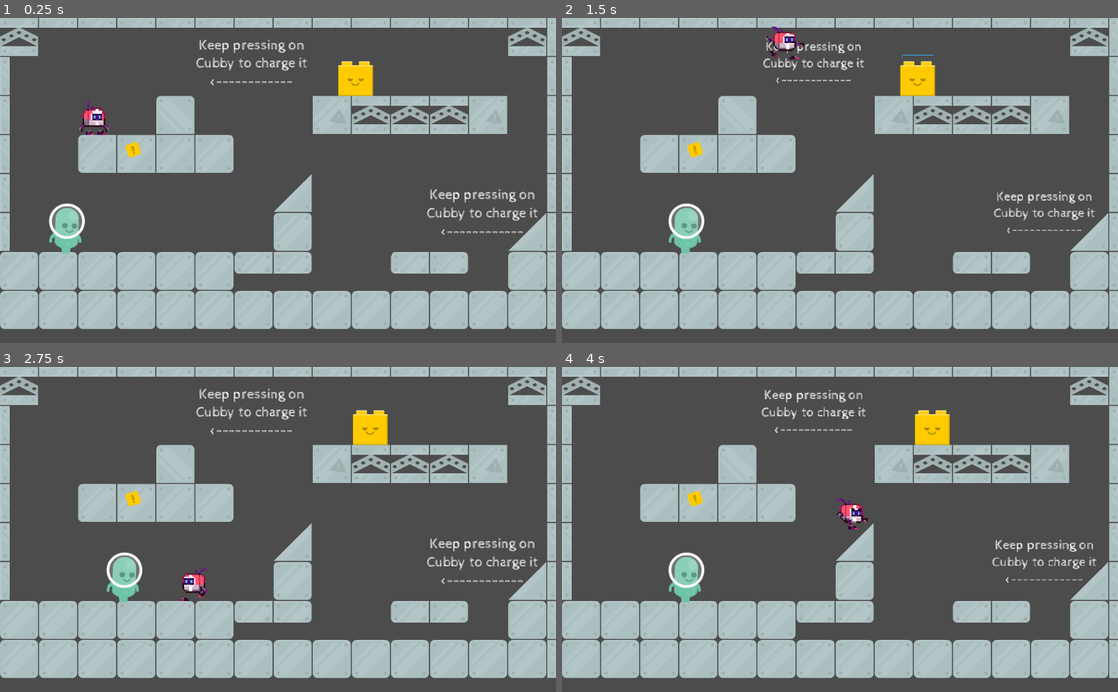
Above: before the commit, frames 1-4 (two rows, left to right).
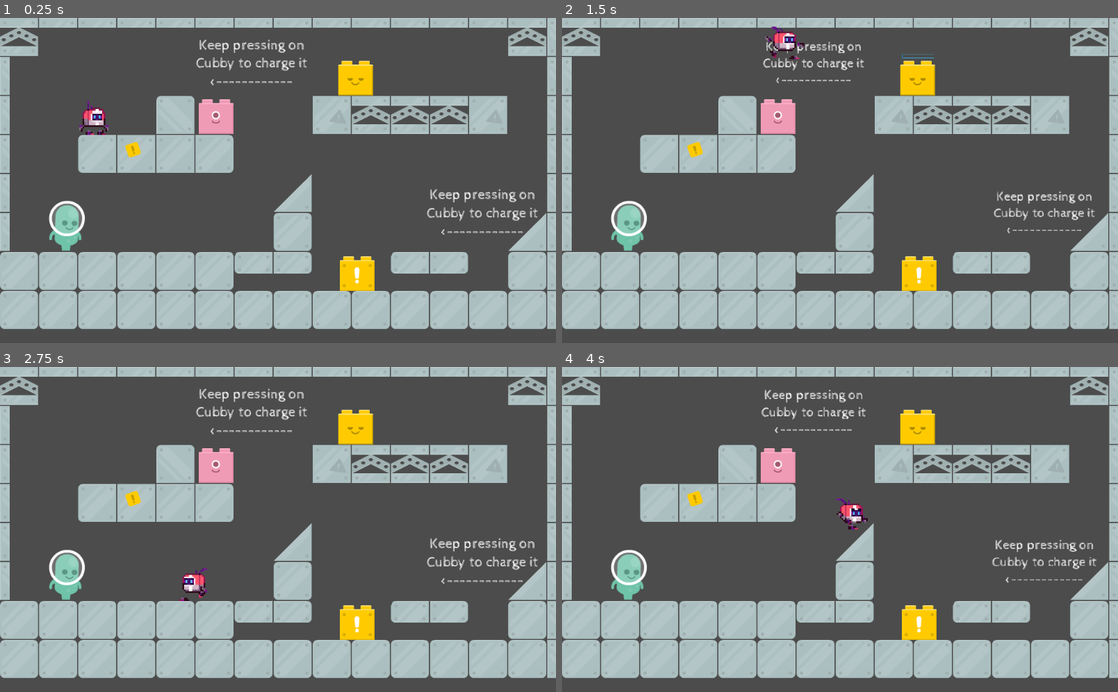
Above: after the commit, the same moments.

Repository: jjramos-dev/Brackeys2020-4
Game: Godot game, scene res://Levels/TestLevel/RafaTest.tscn
Two runs of this game, one before a commit and one after it. Both use one fixed random seed, a clock stepped at 60 frames per second and the inputs below. This scene is started directly instead of the project's main scene.
Inputs (mouse positions are in pixels of both pictures, inside the frame that each line leads up to):
- Up to frame 1 (0.25 s): no input
- Up to frame 2 (1.5 s): move the mouse to (628, 229) at 0.52 s; hold Right (right) from 0.53 s (still down); tap Space (jump) at 0.6, 0.77, 1.07, 1.35 s; click (628, 229) at 0.67 s; move the mouse to (917, 79) at 1.27 s; click (917, 79) at 1.42 s
- Up to frame 3 (2.75 s): tap Space (jump) at 1.52, 1.82, 2.1 s; move the mouse to (333, 458) at 2.02 s; release Right (right) at 2.03 s; hold Left (left) from 2.03 s (still down)
- Up to frame 4 (4 s): move the mouse to (812, 594) at 2.77 s; release Left (left) at 2.78 s; hold Right (right) from 2.78 s (still down); tap Space (jump) at 2.85, 3.02, 3.32, 3.6, 3.77 s; click (812, 594) at 2.92 s; move the mouse to (1006, 578) at 3.52 s

The runs differ from the first frame. In frame 1, 1.8% of the frame differs, in the area x 8-68%, y 13-84%; in frame 2, 2.9%; in frame 3, 3.5%, in the area x 8-70%, y 13-84%; in frame 4, 3.5%.

Commit message:
Jump puppet with new mouvements

Diff:
--- a/Game/Levels/TestLevel/RafaTest.tscn
+++ b/Game/Levels/TestLevel/RafaTest.tscn
@@ -6,6 +6,8 @@
 [ext_resource path="res://Puppets/PuppetGeneric/GUI.gd" type="Script" id=4]
 [ext_resource path="res://Player/player.tscn" type="PackedScene" id=5]
 [ext_resource path="res://Puppets/PuppetGeneric/Puppet.tscn" type="PackedScene" id=6]
+[ext_resource path="res://Puppets/PuppetFly/PuppetFly.tscn" type="PackedScene" id=7]
+[ext_resource path="res://Puppets/PuppetJump/PuppetJump.tscn" type="PackedScene" id=8]
 
 [sub_resource type="ConvexPolygonShape2D" id=1]
 points = PoolVector2Array( 70, 70, 0, 70, 0, 0, 70, 0 )
@@ -491,6 +493,12 @@
 [node name="Puppet" parent="Machines" instance=ExtResource( 6 )]
 position = Vector2( 655.002, 111 )
 
+[node name="Puppet2" parent="Machines" instance=ExtResource( 7 )]
+position = Vector2( 397.001, 182.001 )
+
+[node name="Puppet3" parent="Machines" instance=ExtResource( 8 )]
+position = Vector2( 658.002, 472.001 )
+
 [node name="Sounds" type="Node" parent="."]
 
 [node name="GUI" type="Control" parent="."]
--- a/Game/Puppets/Puppet1/Puppet1.gd
+++ b/Game/Puppets/Puppet1/Puppet1.gd
@@ -19,9 +19,9 @@
 			$AnimationPlayer.play("idle")
 
 		STATE.DISCHARGING:
-			apply_charge(energy,delta)
+			#apply_charge()
 			$AnimationPlayer.play("walking")
 
 		STATE.RECHARGING:
 			$AnimationPlayer.play("recharging")
-			recharge(delta*recharge_rate)
+			#recharge(delta*recharge_rate)
--- a/Game/Puppets/PuppetFly/PuppetFly.gd
+++ b/Game/Puppets/PuppetFly/PuppetFly.gd
@@ -1,11 +1,15 @@
 extends Puppet
 
 func _on_discharge():
-	move_and_slide(gravity_speed,Vector2.UP)
+	velocity = move_and_slide(velocity,Vector2.UP)
 
-func apply_charge(en,delta):
-	var dir=Vector2(0,0)
-	if en>0:
-		#if is_on_floor():
-		dir=direction
-	move_and_slide(dir*speed*delta,Vector2.UP)
+func apply_charge():
+	if energy > 0:
+		direction = 1
+		velocity.y = 0
+	elif direction > 0.01:
+		direction *= stop_speed
+	else:
+		direction = 0
+	velocity.x = speed * direction
+	velocity = move_and_slide(velocity,Vector2.UP)
--- a/Game/Puppets/PuppetGeneric/Puppet.gd
+++ b/Game/Puppets/PuppetGeneric/Puppet.gd
@@ -9,13 +9,16 @@
 
 export var isTouchable=true
 export var recharge_rate=4
+export var discharge_rate=4
 
 export var stop_speed = 0.2
 
 export var speed=100
 export var fall_mult := 2
-export var jump_height := 120
+export var jump_height_step := 20.0
 export var time_jump_apex := 0.4
+
+var jump_height : float
 
 var direction : float = 1.0
 var gravity : float
@@ -48,8 +51,9 @@
 		recharge(delta*recharge_rate)
 
 	else:
-		apply_charge(energy,delta)
-		discharge(delta)
+		#apply_charge(energy,delta)
+		apply_charge()
+		discharge(delta*discharge_rate)
 
 	"""# todo: Copy from player!!!!!!
 	if is_on_floor():
@@ -80,8 +84,8 @@
 func _on_discharge():
 	state=STATE.IDLE
 
-func apply_charge(en,delta):
-	if en>0 and is_on_floor():
+func apply_charge():
+	if energy>0 and is_on_floor():
 		direction = 1
 	elif direction > 0.01:
 		direction *= stop_speed
--- a/Game/Puppets/PuppetJump/PuppetJump.gd
+++ b/Game/Puppets/PuppetJump/PuppetJump.gd
@@ -1,22 +1,27 @@
 extends Puppet
 
-var velocity : Vector2
+func _ready():
+	recharge_rate = 4
+	discharge_rate = 8
 
 func _on_discharge():
 	if max_energy_charged > 0:
+		print(max_energy_charged)
 		jump(max_energy_charged)
 		max_energy_charged = 0
 
-	velocity = move_and_slide(velocity+gravity_speed)
+	velocity = move_and_slide(velocity)
 	"""var col = move_and_collide(gravity_speed)
 	if col is Player:
 		col.move_and_collide(gravity_speed)"""
 
-func jump(jump_heigh : int) -> void:
-	velocity.y += -100 - 50*jump_heigh
-	#velocity.y += -500
+func jump(jump_mult : int) -> void:
+	jump_height = jump_height_step * jump_mult
+	gravity = (2 * jump_height) / pow(time_jump_apex, 2)
+	jump_force = gravity * time_jump_apex
+	velocity.y = -jump_force
 
 
-func apply_charge(en,delta):
+func apply_charge():
 	if energy > max_energy_charged:
 		max_energy_charged = energy
Not shown: 1 places in Game/Levels/TestLevel/RafaTest.tscn that only renumber resources
